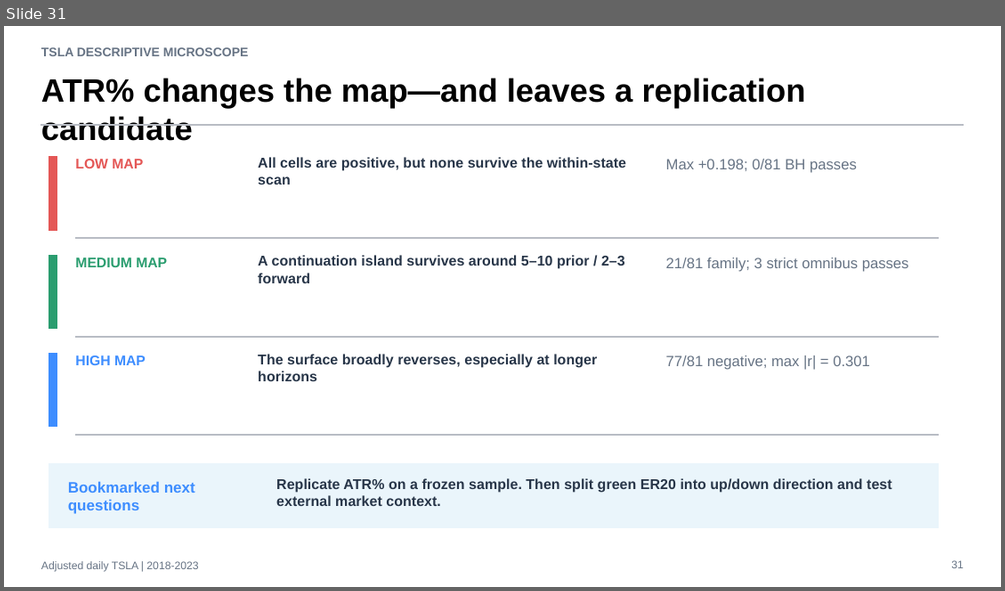
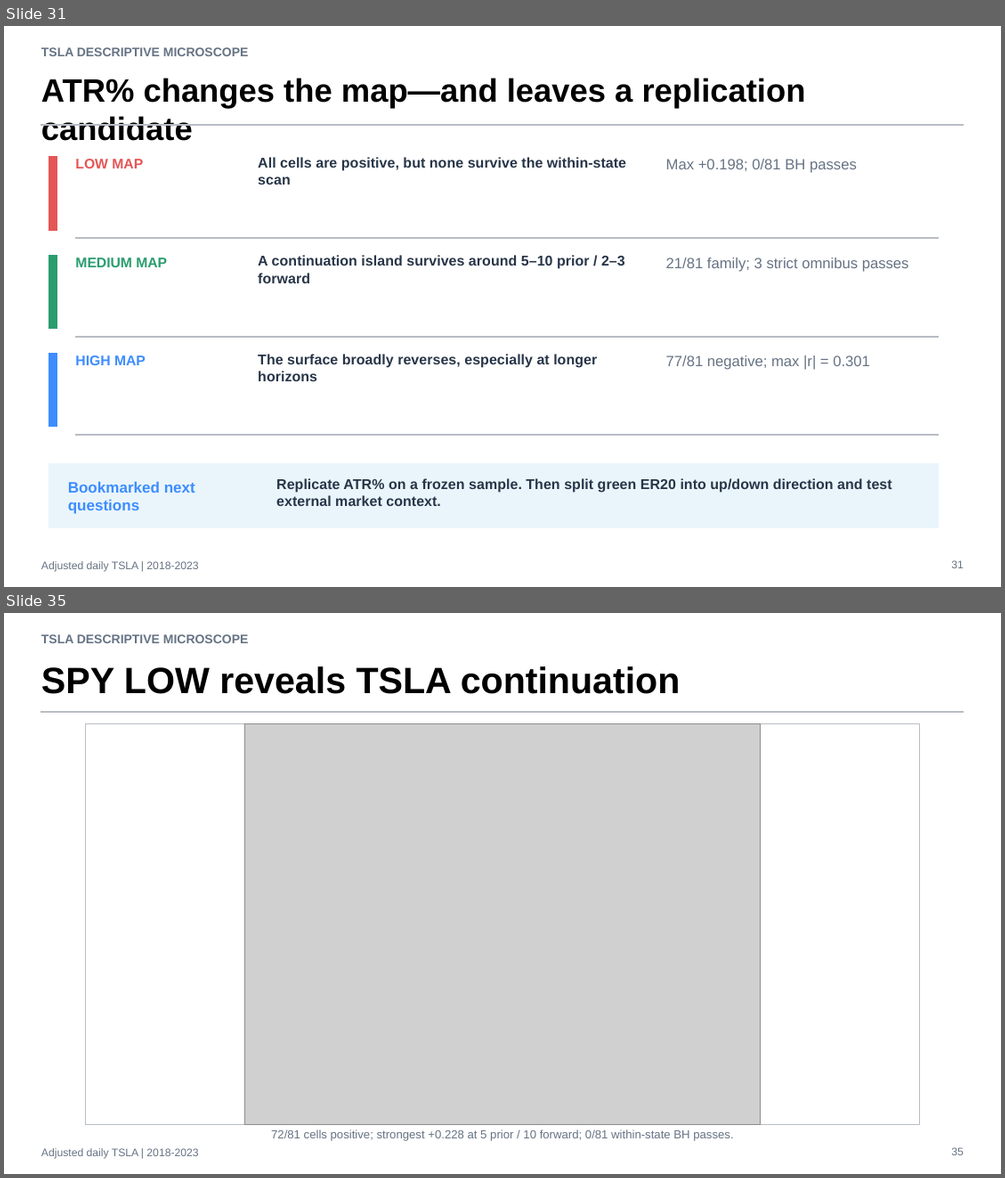
Before and after one commit to Francisc0Franc0/Time-Series-Modeling-Gen5, a slide deck: operator_hypothesis_lab/presentations/tsla_descriptive_microscope_evidence.pptx. Shown one above the other, each under a label of ours: slide 31 before the commit, slides 31 and 35 after it; the slides between them are not shown. The pictures are 1005x591 and 1005x1178 pixels, drawn with LibreOffice and Linux fonts; fonts in the diff are those of the drawing; grey boxes stand for pictures. Boxes give left, top, right and bottom in pixels: in the first picture for what was removed or moved away, otherwise in the second. Text is boxed around its words. In the diff, an @@ line names an element or a change of style, - is before the commit and + after.

```diff
--- a/operator_hypothesis_lab/presentations/tsla_descriptive_microscope_evidence.pptx
+++ b/operator_hypothesis_lab/presentations/tsla_descriptive_microscope_evidence.pptx
@@ slide 35 added at (4,613,1001,1174), background #FFFFFF @@
@@ text added at (41,634,249,643), 12 pt, text #667384, bold @@
+TSLA DESCRIPTIVE MICROSCOPE
@@ text added at (41,666,680,694), 35.2 pt, text #000000, bold @@
+SPY LOW reveals TSLA continuation
@@ rectangle added at (41,711,963,713), fill #B8BCC4, outline #B8BCC4 0 pt @@
@@ rectangle added at (86,723,919,1125), fill #FFFFFF, outline #B8BCC4 0.75 pt @@
@@ picture added at (245,723,760,1125) @@
@@ text added at (271,1129,733,1141), 11.2 pt, text #667384 @@
+72/81 cells positive; strongest +0.228 at 5 prior / 10 forward; 0/81 within-state BH passes.
@@ text added at (41,1148,198,1159), 10.5 pt, text #667384 @@
+Adjusted daily TSLA | 2018-2023
@@ text added at (951,1147,963,1155), 10.5 pt, text #667384 @@
+35
```
Also in this commit, not shown: 7 other slides added, 4 other files.
